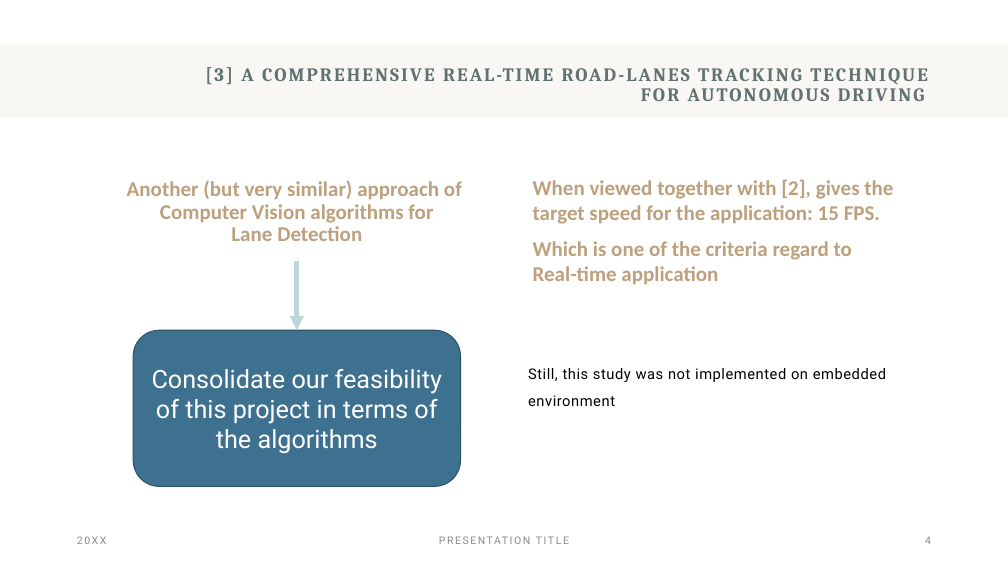
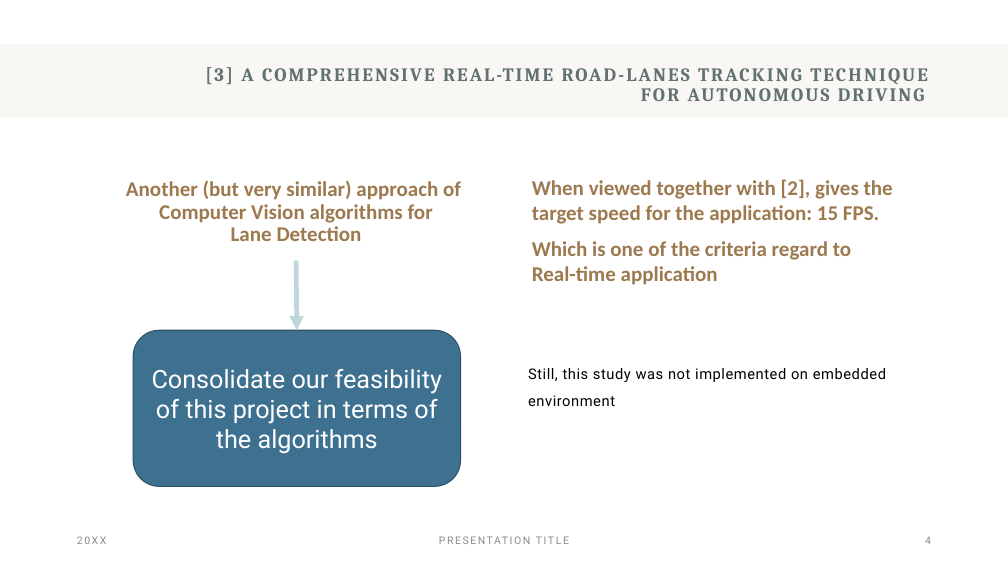
Before and after one commit to hphnngcquan/LaneDetection-OpenCV, a slide deck: slide 4 of docs/WeeklyNotes/Report_Dec05.pptx. Drawn at 1008x567 pixels with LibreOffice and Linux fonts; fonts in the diff are those of the drawing. Boxes give left, top, right and bottom in pixels: in the first picture for what was removed or moved away, otherwise in the second. Text is boxed around its words. In the diff, an @@ line names an element or a change of style, - is before the commit and + after.

```diff
--- a/docs/WeeklyNotes/Report_Dec05.pptx
+++ b/docs/WeeklyNotes/Report_Dec05.pptx
@@ text "Another (but very similar) approach ..." at bbox=[126, 180, 461, 241]: text colour #BDA07D to #9C794F @@
@@ text "When viewed together with [2], ..." at bbox=[532, 179, 893, 285]: text colour #BDA07D to #9C794F @@
```
Also in this commit, not shown: 1 other slide changed, 3 slides added, 7 slides removed.
